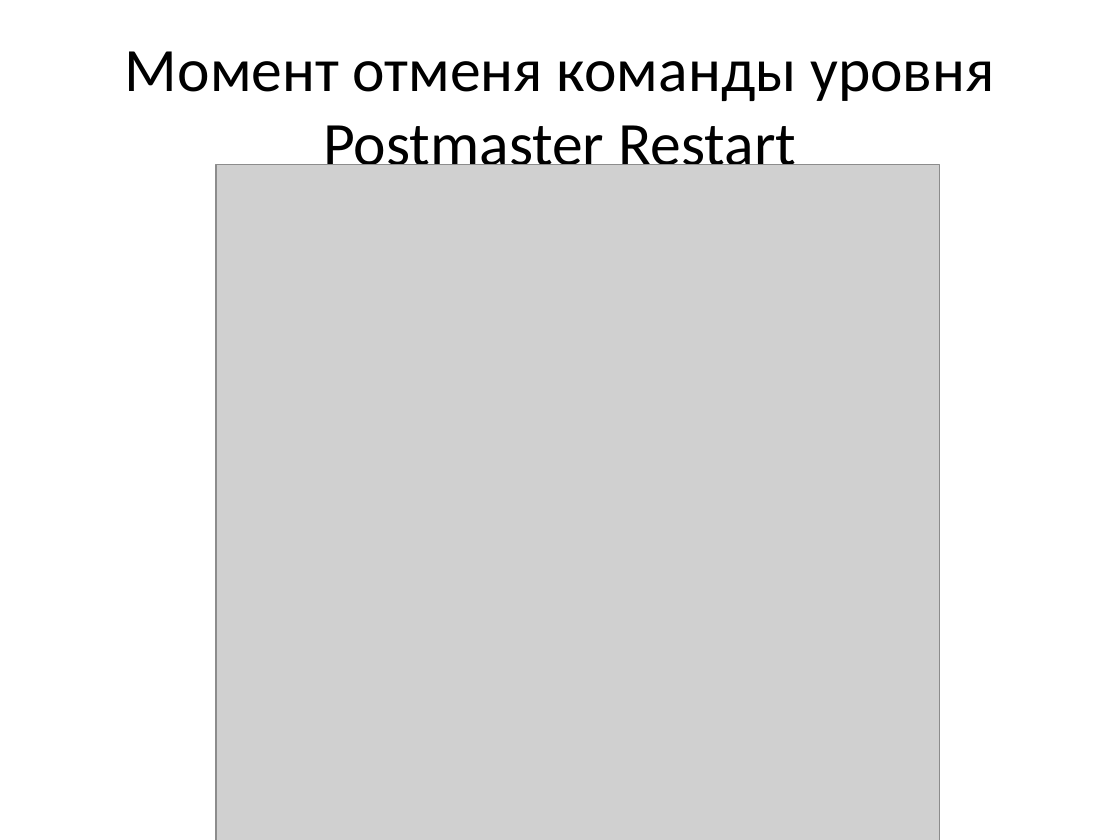
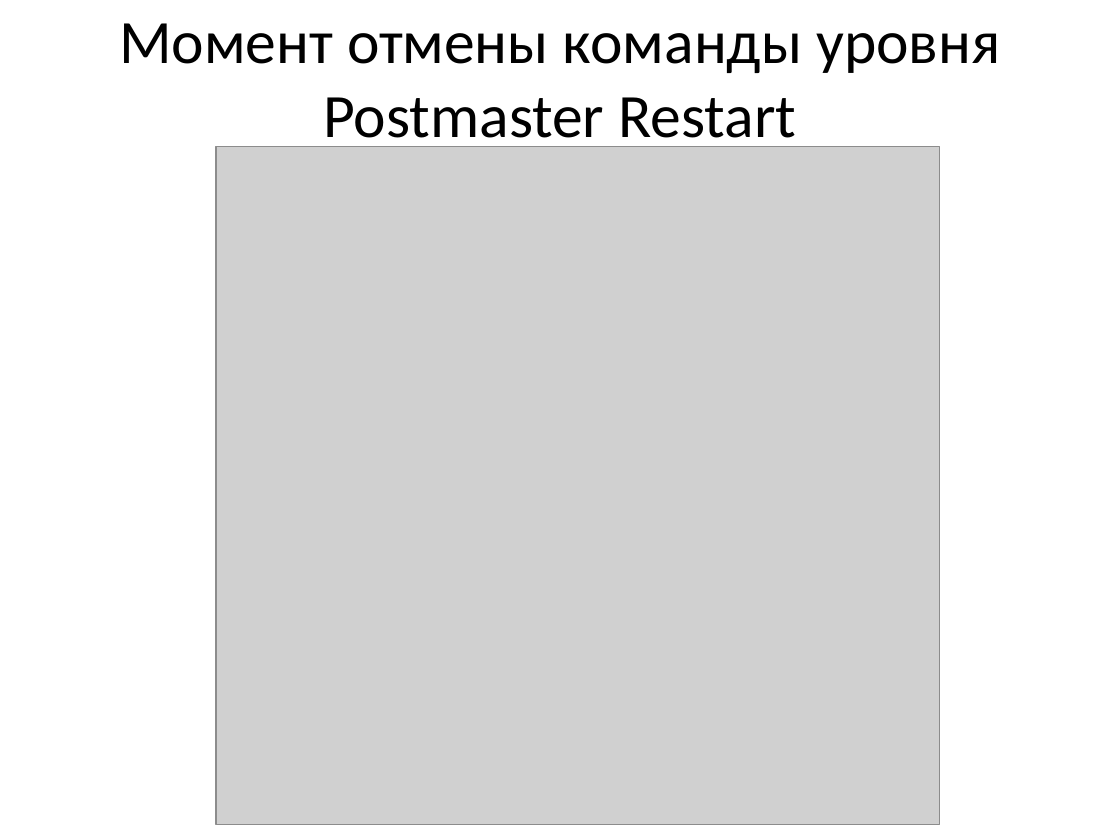
Before and after one commit to alexeysklemin/Cheat_Sheets, a slide deck: slide 13 of For DBA/3. Управление состоянием СУБД/Postgresql управление состоянием СУБД.pptx. Drawn at 1120x840 pixels with LibreOffice and Linux fonts; fonts in the diff are those of the drawing; grey boxes stand for pictures. Boxes give left, top, right and bottom in pixels: in the first picture for what was removed or moved away, otherwise in the second. Text is boxed around its words. In the diff, an @@ line names an element or a change of style, - is before the commit and + after.

```diff
--- a/For DBA/3. Управление состоянием СУБД/Postgresql управление состоянием СУБД.pptx
+++ b/For DBA/3. Управление состоянием СУБД/Postgresql управление состоянием СУБД.pptx
@@ title at [119,23,1000,151]: text changed @@
-Момент отменя команды уровня Postmaster Restart
+Момент отмены команды уровня Postmaster Restart
@@ picture: place and size @@
-picture at [216,165,940,840]
+picture at [216,147,940,825]
```
Also in this commit, not shown: 3 other slides changed, 27 other files.
